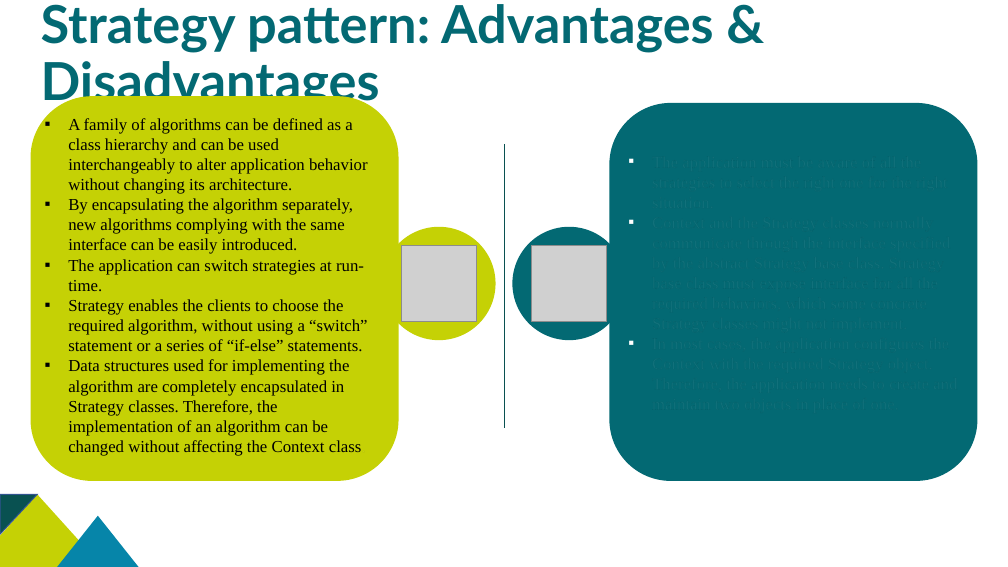
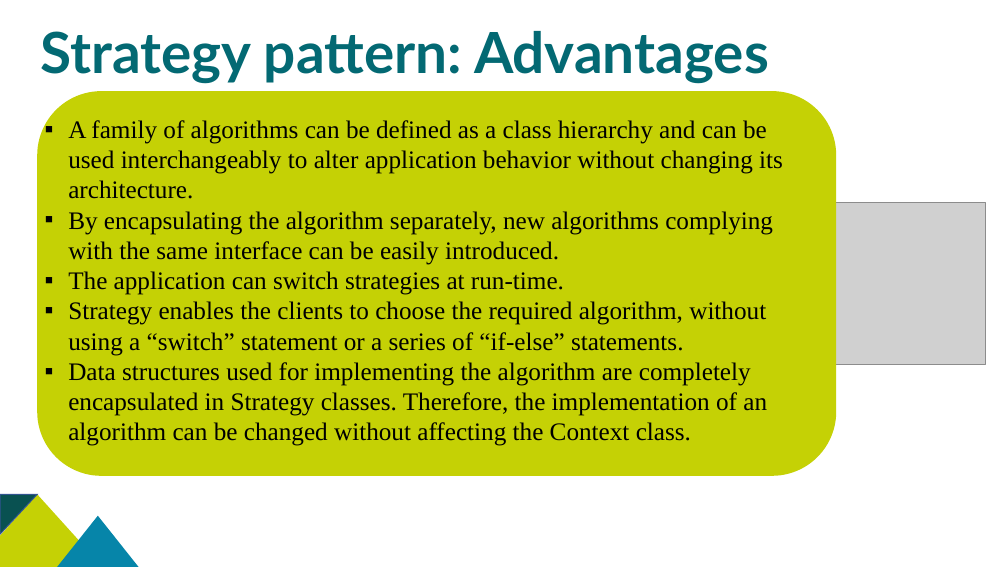
Before and after one commit to CS202-17APCS/Project, a slide deck: slide 16 of Seminar/Strategy pattern.pptx (slide 15 before the commit). Drawn at 1008x567 pixels with LibreOffice and Linux fonts; fonts in the diff are those of the drawing; grey boxes stand for pictures. Boxes give left, top, right and bottom in pixels: in the first picture for what was removed or moved away, otherwise in the second. Text is boxed around its words. In the diff, an @@ line names an element or a change of style, - is before the commit and + after.

```diff
--- a/Seminar/Strategy pattern.pptx
+++ b/Seminar/Strategy pattern.pptx
@@ text at box(41, 31, 769, 83): text changed; size 50 to 54 pt @@
-Strategy pattern: Advantages & Disadvantages
+Strategy pattern: Advantages
@@ text "A family of algorithms can ..." at box(68, 120, 783, 446): size 16 to 24 pt; text colour #FFFFFF to #000000 in "class." @@
@@ rounded rectangle: place and size @@
-rounded rectangle at box(30, 96, 399, 481)
+rounded rectangle at box(37, 91, 836, 476)
@@ rounded rectangle removed at box(609, 103, 978, 481) @@
@@ line removed from (504, 144) to (504, 428) @@
@@ picture: place and size @@
-picture at box(402, 246, 477, 321)
+picture at box(823, 203, 985, 364)
@@ ellipse: place and size @@
-ellipse at box(383, 227, 496, 340)
+ellipse at box(823, 203, 985, 364)
@@ ellipse removed at box(513, 227, 626, 340) @@
@@ picture removed at box(532, 246, 607, 321) @@
```
Also in this commit, not shown: 4 slides added.
